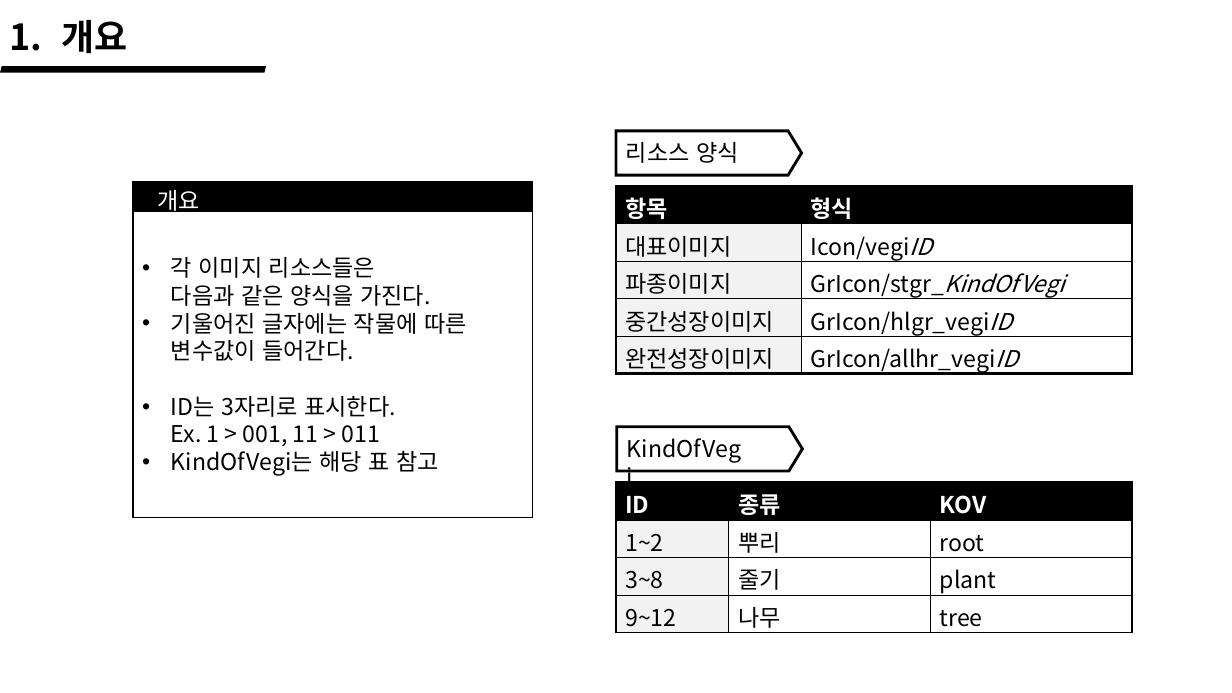
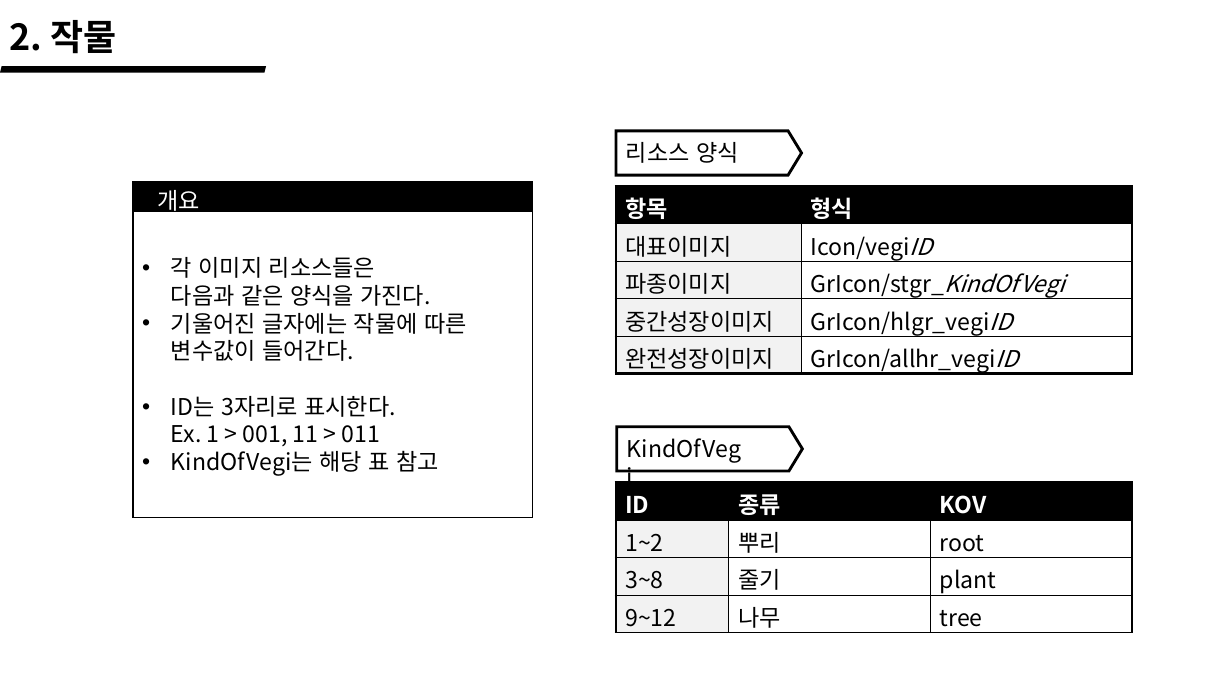
Before and after one commit to wlrud753/CarryCarrot, a slide deck: slide 6 of 기획서/당근키우기 콘텐츠 양식.pptx (slide 4 before the commit). Drawn at 1232x693 pixels with LibreOffice and Linux fonts; fonts in the diff are those of the drawing. Boxes give left, top, right and bottom in pixels: in the first picture for what was removed or moved away, otherwise in the second. Text is boxed around its words. In the diff, an @@ line names an element or a change of style, - is before the commit and + after.

```diff
--- a/기획서/당근키우기 콘텐츠 양식.pptx
+++ b/기획서/당근키우기 콘텐츠 양식.pptx
@@ text at (x1=9, y1=20, x2=116, y2=54): text changed @@
-1. 개요
+2. 작물
```
Also in this commit, not shown: 3 other slides changed, 2 slides added, 1 other file.
